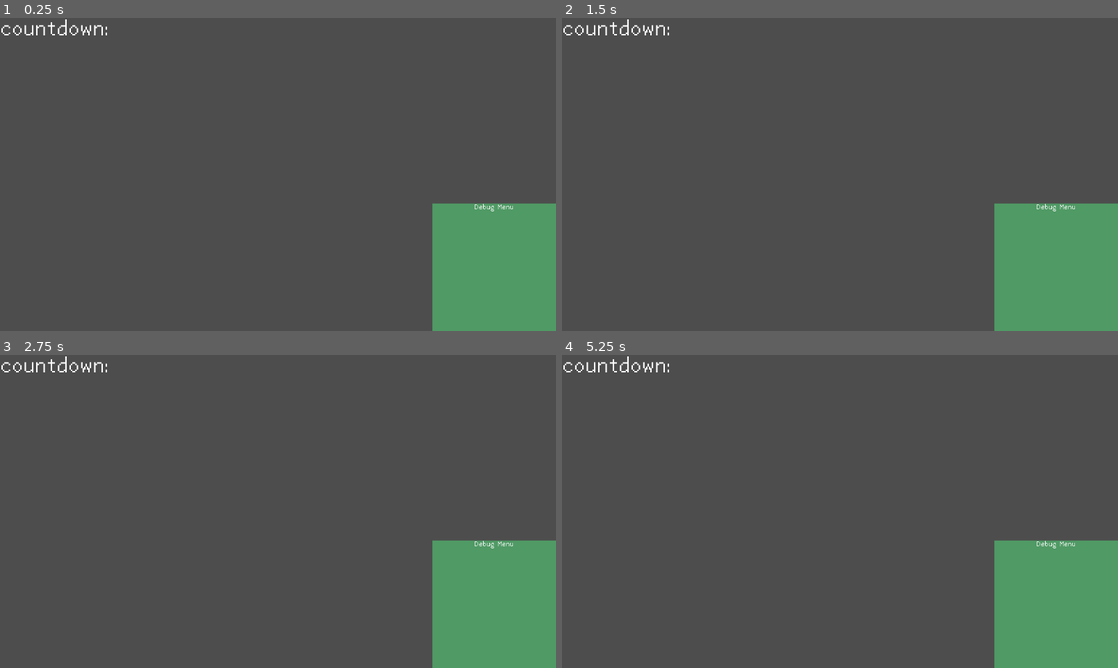
Above: before the commit, frames 1-4 (two rows, left to right).
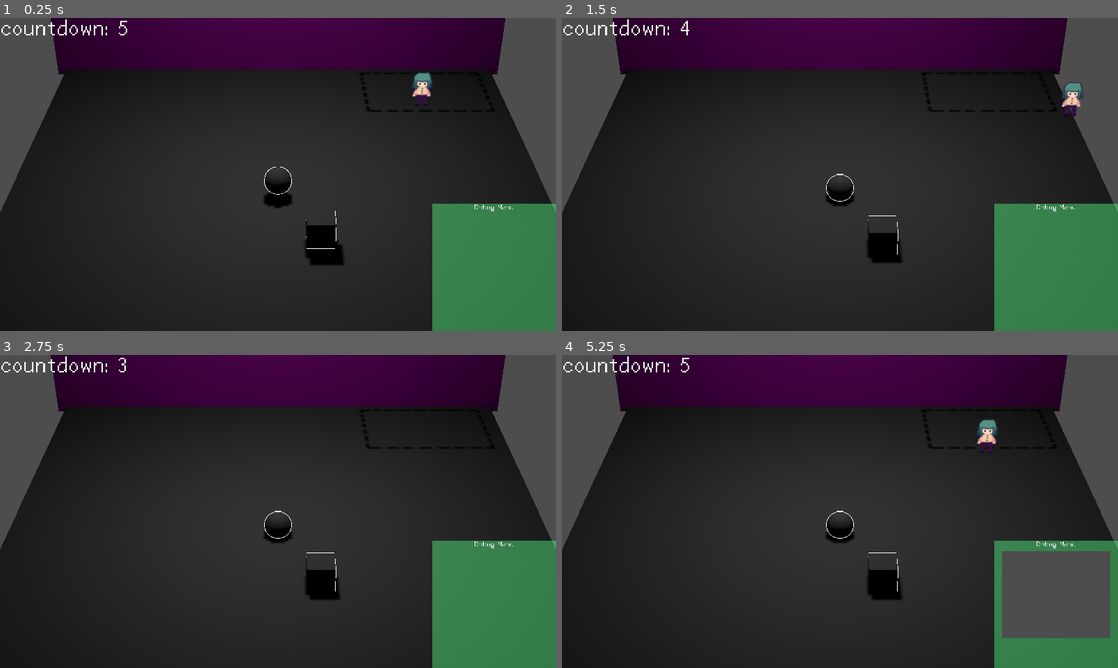
Above: after the commit, the same moments.

Repository: 2192375d/GMTK-Game-Jam
Game: Godot game, scene res://scenes/game.tscn
Same seed, same stepped clock (60 frames per second), same inputs: the game is played once before the commit and once after it.
Inputs:
- Up to frame 1 (0.25 s): no input
- Up to frame 2 (1.5 s): hold D (right) 0.53-1.28 s; tap E (interact) at 0.6 s; hold S (down) from 1.28 s (still down); tap Space (space) at 1.35 s
- Up to frame 3 (2.75 s): release S (down) at 2.03 s; hold D (right) from 2.03 s (still down); tap E (interact) at 2.1 s
- Up to frame 4 (5.25 s): tap Enter at 2.75 s; release D (right) at 2.78 s; hold W (up) 2.78-3.53 s; tap Space (space) at 2.85, 3.5, 4.35 s; hold A (left) 3.53-5.03 s; tap E (interact) at 3.6, 5.1 s; hold S (down) from 5.03 s (still down)

The runs differ from the first frame. In frame 1, 89% of the frame differs, in the area x 0-100%, y 0-100%; in frame 2, 89%; in frame 3, 89%; in frame 4, 91%.
Error before the commit: Trying to assign value of type 'Node3D' to a variable of type 'level.gd'. (res://scripts/game/game.gd:18)

Commit message:
picture taking system in 3D

Diff:
--- a/scenes/game.tscn
+++ b/scenes/game.tscn
@@ -39,12 +39,10 @@
 &"flash": SubResource("Animation_lnu2h")
 }
 
-[node name="Game" type="Node" unique_id=396159062 node_paths=PackedStringArray("countdown_label", "shot_animation", "photo_viewport", "photo_camera", "photo_preview")]
+[node name="Game" type="Node" unique_id=396159062 node_paths=PackedStringArray("countdown_label", "shot_animation", "photo_preview")]
 script = ExtResource("1_uwrxv")
 countdown_label = NodePath("CountdownLayer/CountdownLabel")
 shot_animation = NodePath("CameraFlashLayer/AnimationPlayer")
-photo_viewport = NodePath("")
-photo_camera = NodePath("")
 photo_preview = NodePath("DebugLayer/VBoxContainer/TextureRect")
 metadata/_custom_type_script = "uid://b0ty32plikcic"
 
--- a/scenes/levels/level_debug.tscn
+++ b/scenes/levels/level_debug.tscn
@@ -7,6 +7,8 @@
 [ext_resource type="Script" uid="uid://qjkk4k1y6koo" path="res://scripts/player/player_movement.gd" id="5_rky0j"]
 [ext_resource type="Script" uid="uid://dxclowwyevts2" path="res://scripts/game/pickupable.gd" id="6_xjgd8"]
 [ext_resource type="Texture2D" uid="uid://d27ogbabqm3i2" path="res://assets/temp/temp-area.png" id="7_pefqn"]
+[ext_resource type="Script" uid="uid://oagkgxbkc72q" path="res://scripts/level.gd" id="8_level"]
+[ext_resource type="Script" uid="uid://cbhihhg3meoli" path="res://scripts/picture_area_3d.gd" id="9_picture_area"]
 
 [sub_resource type="PlaneMesh" id="PlaneMesh_1i2hj"]
 size = Vector2(3, 3)
@@ -42,7 +44,12 @@
 [sub_resource type="BoxShape3D" id="BoxShape3D_1i2hj"]
 size = Vector3(5, 9, 4)
 
-[node name="LevelDebug3d" type="Node3D" unique_id=1785692282]
+[node name="LevelDebug3d" type="Node3D" unique_id=1785692282 node_paths=PackedStringArray("picture_area", "photo_viewport", "photo_camera")]
+script = ExtResource("8_level")
+time_between_shots = Array[int]([5, 5, 5, 5, 5])
+picture_area = NodePath("PictureArea")
+photo_viewport = NodePath("SubViewport")
+photo_camera = NodePath("SubViewport/Camera3D")
 
 [node name="Floor" type="MeshInstance3D" parent="." unique_id=837461033]
 transform = Transform3D(7, 0, 0, 0, 7, 0, 0, 0, 7, 0, 0, 0)
@@ -125,8 +132,10 @@
 [node name="CollisionShape3D" type="CollisionShape3D" parent="Garbage2" unique_id=955892744]
 shape = SubResource("BoxShape3D_rg6gb")
 
-[node name="PictureArea" type="Area3D" parent="." unique_id=952523899]
+[node name="PictureArea" type="Area3D" parent="." unique_id=952523899 node_paths=PackedStringArray("capture_shape")]
 transform = Transform3D(1, 0, 0, 0, 1, 0, 0, 0, 1, 7, 0, -7)
+script = ExtResource("9_picture_area")
+capture_shape = NodePath("CollisionShape3D")
 
 [node name="CollisionShape3D" type="CollisionShape3D" parent="PictureArea" unique_id=1845170190]
 transform = Transform3D(1, 0, 0, 0, 1, 0, 0, 0, 1, 0, 3.633545, -1)
--- a/scripts/game/camera_2d.gd
+++ b/scripts/game/camera_2d.gd
@@ -1,7 +1 @@
 extends Camera2D
-
-
-func _ready() -> void:
-	var game: Game = get_tree().current_scene as Game
-
-	global_position = game.current_level.picture_area.global_position
--- a/scripts/game/game.gd
+++ b/scripts/game/game.gd
@@ -1,12 +1,12 @@
 class_name Game
 extends Node
+
+const PHOTO_PIXELS_PER_WORLD_UNIT: int = 60
 
 @export var countdown_label: Label
 
 @export var current_level_enum: LevelRegistry.LevelEnum = LevelRegistry.LevelEnum.LEVEL_DEBUG
 @export var shot_animation: AnimationPlayer
-@export var photo_viewport: SubViewport
-@export var photo_camera: Camera2D
 @export var photo_preview: TextureRect
 
 @onready var current_time_elapsed: int = 0
@@ -17,17 +17,21 @@
 	var current_level_scene: PackedScene = load(LevelRegistry.get_level_string(current_level_enum))
 	current_level = current_level_scene.instantiate()
 	add_child(current_level)
-	var picture_area: PictureArea = current_level.picture_area
+
+	var picture_area: PictureArea3D = current_level.picture_area
+	var photo_viewport: SubViewport = current_level.photo_viewport
+	var photo_camera: Camera3D = current_level.photo_camera
 	var capture_size: Vector2 = picture_area.get_capture_size()
 
-	photo_viewport.world_2d = picture_area.get_world_2d()
-	photo_viewport.size = Vector2i(capture_size)
-	photo_camera.global_position = picture_area.global_position
-	photo_camera.zoom = Vector2.ONE
+	photo_viewport.world_3d = current_level.get_world_3d()
+	photo_viewport.size = Vector2i(capture_size * PHOTO_PIXELS_PER_WORLD_UNIT)
+	photo_camera.size = capture_size.y
 
 	update_countdown_text()
 
 func _capture_photo() -> void:
+	var photo_viewport: SubViewport = current_level.photo_viewport
+
 	photo_viewport.render_target_update_mode = SubViewport.UPDATE_ONCE
 	await RenderingServer.frame_post_draw
 
--- a/scripts/level.gd
+++ b/scripts/level.gd
@@ -3,12 +3,6 @@
 class_name Level
 
 @export var time_between_shots: Array[int]
-@export var picture_area: PictureArea
-
-# Called when the node enters the scene tree for the first time.
-func _ready() -> void:
-	pass # Replace with function body.
-
-# Called every frame. 'delta' is the elapsed time since the previous frame.
-func _process(delta: float) -> void:
-	pass
+@export var picture_area: PictureArea3D
+@export var photo_viewport: SubViewport
+@export var photo_camera: Camera3D
--- /dev/null
+++ b/scripts/picture_area_3d.gd
@@ -0,0 +1,10 @@
+class_name PictureArea3D
+extends Area3D
+
+@export var capture_shape: CollisionShape3D
+
+
+func get_capture_size() -> Vector2:
+	var box_shape: BoxShape3D = capture_shape.shape as BoxShape3D
+	var area_scale: Vector3 = global_transform.basis.get_scale()
+	return Vector2(box_shape.size.x * absf(area_scale.x), box_shape.size.z * absf(area_scale.z))
Not shown, added: scripts/picture_area_3d.gd.uid
